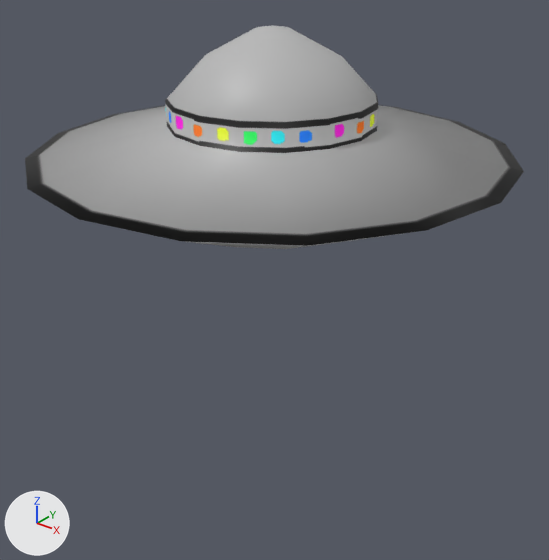
Renders of the FBX model assets/Ufo.fbx from each side of a commit.
One viewpoint serves both versions: a camera (50 mm lens) standing at (1.93, -2.4, 0.89) and looking at (0.01, 0.0, -0.59). Lighting does not change. The marker at lower left points along +X, +Y and +Z.

In view in the first picture: 'Ufo'.
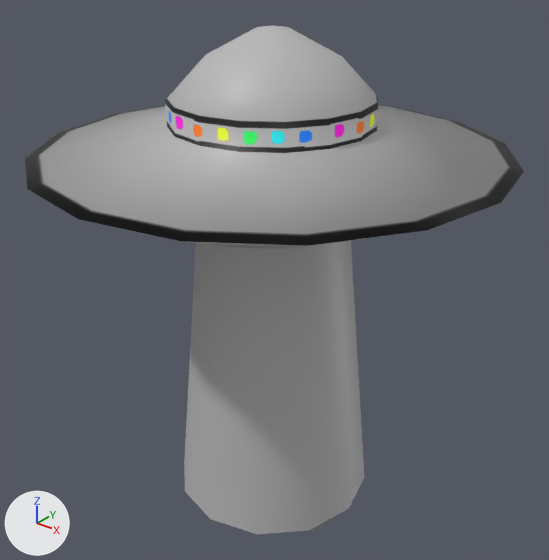
Where the change shows, as pixel boxes [x1, y1, x2, y2] in the pictures (549 x 560 px):
'Beam', added: after [184, 241, 364, 535]

What changed in the scene script:
```text
Add me_beam:
    me_beam.from_pydata(...)  # 24 vertices, 12 faces; spans x -0.464..0.464, y -0.464..0.464, z -1.661..-0.267
    me_beam.materials.append(mat_material)  # picture img_ufo_png
Add ob_beam:
    ob_beam = bpy.data.objects.new('Beam', me_beam)
    ob_beam.location = (0.0, 0.0, 0.0)
```
